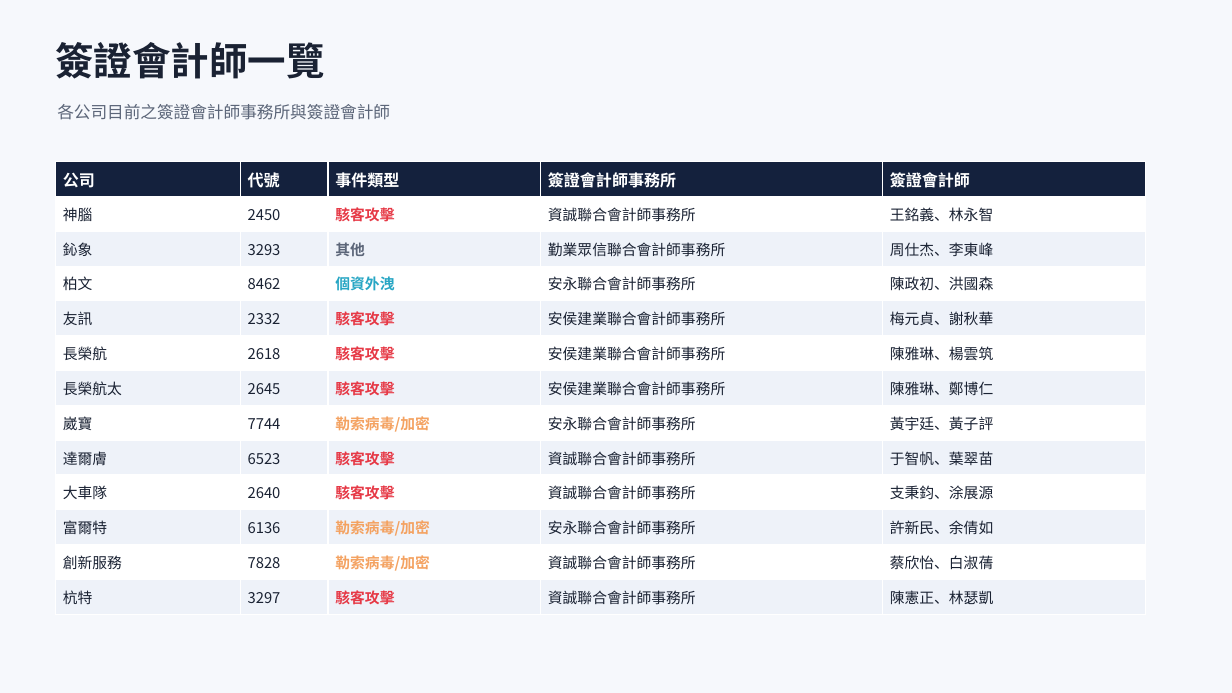
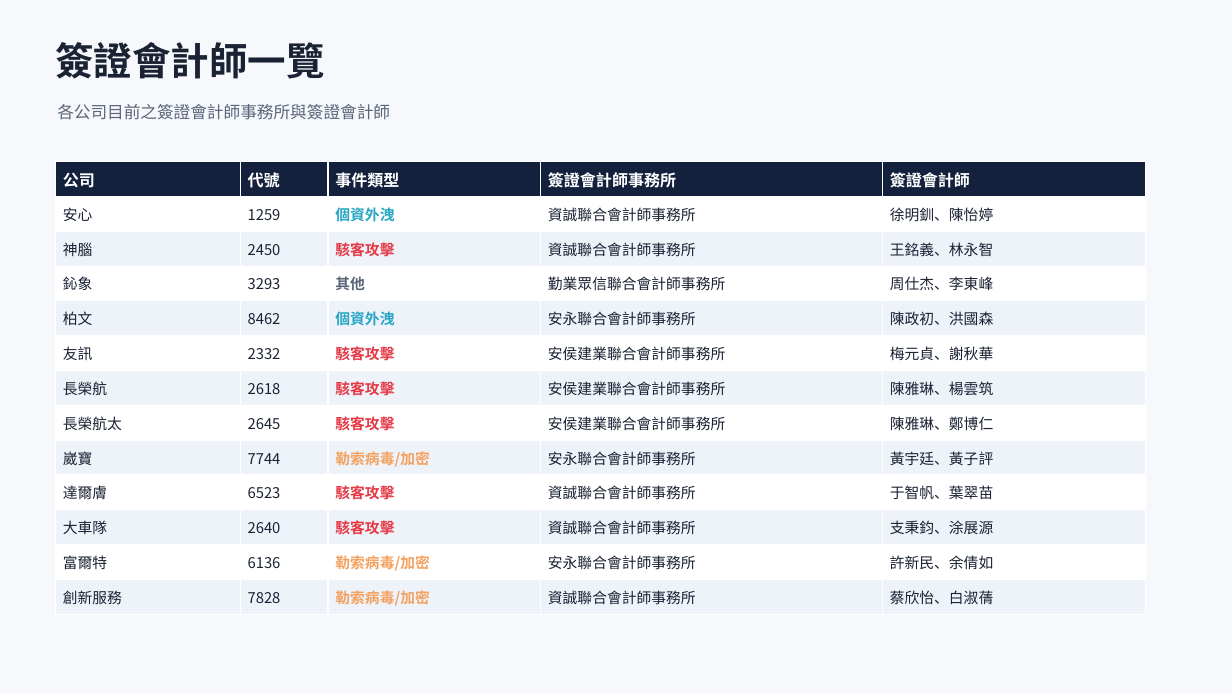
Before and after one commit to Johnnylin77/mops-isec-monitor, a slide deck: slide 4 of 資安事件因應分析.pptx. Drawn at 1232x693 pixels with LibreOffice and Linux fonts; fonts in the diff are those of the drawing. Boxes give left, top, right and bottom in pixels: in the first picture for what was removed or moved away, otherwise in the second. Text is boxed around its words. In the diff, an @@ line names an element or a change of style, - is before the commit and + after.

```diff
--- a/資安事件因應分析.pptx
+++ b/資安事件因應分析.pptx
@@ table at <box>55,162,1146,615</box> @@
+row 2: 安心 | 1259 | 個資外洩 | 資誠聯合會計師事務所 | 徐明釧、陳怡婷
-row 13: 杭特 | 3297 | 駭客攻擊 | 資誠聯合會計師事務所 | 陳憲正、林瑟凱
```
Also in this commit, not shown: 6 other slides changed, 2 other files.
